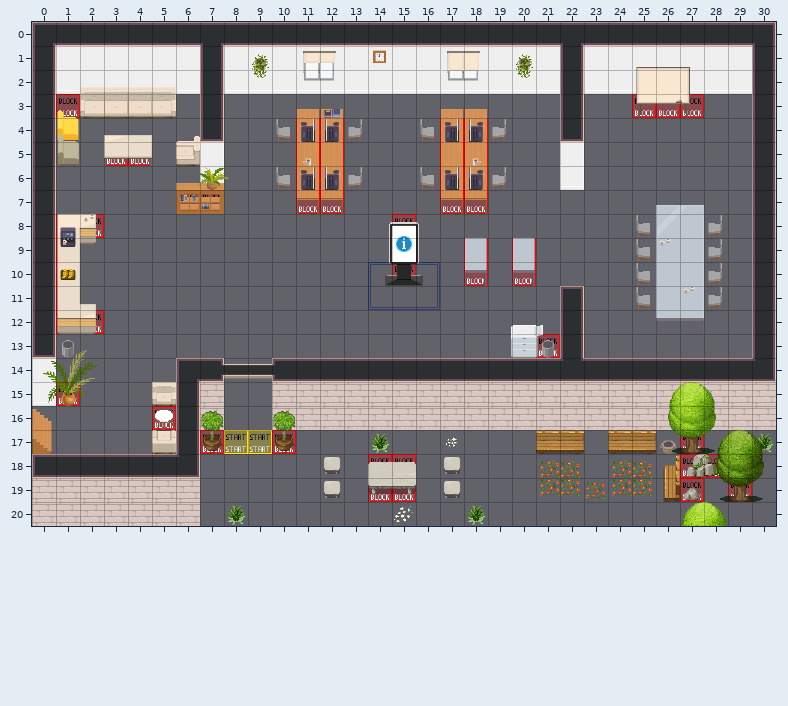
Two states of a Tiled map (JSON), office2.tmj. The first picture shows the starting point.
Cells are 32x32 px. Shown: x 0..30, y 0..20.
The same view after the edit:
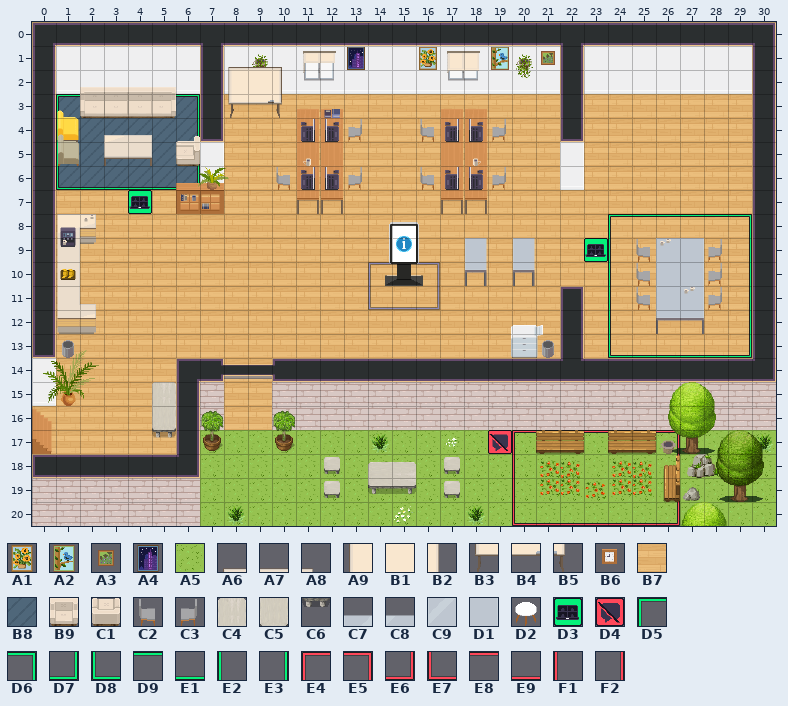
Key: from "WA_Decoration": A1 2, A2 3, A3 5, A4 26; from "WA_Exterior": A5 628; from "WA_Miscellaneous": A6 33, A7 34, A8 35, A9 43, B1 44, B2 45, B3 53, B4 54, B5 55, B6 78; from "WA_Room_Builder": B7 350, B8 360; from "WA_Seats": B9 46, C1 47, C2 119, C3 120, C4 149, C5 162, C6 175; from "WA_Tables": C7 5, C8 6, C9 15, D1 17, D2 130; from "WA_User_Interface": D3 21, D4 60, D5 161, D6 162, D7 163, D8 164, D9 165, E1 166, E2 167, E3 168, E4 239, E5 240, E6 241, E7 242, E8 243, E9 244, F1 245, F2 246.
__ is an empty cell.
Tiles of an added or newly shown layer are drawn over the layers below it.
The edit:
Layer "floor/floor1" (now shown):
y 3: x 1 __ -> B8; x 6 __ -> B8; x 8..21 __ __ __ __ __ __ __ __ __ __ __ __ __ __ -> B7 B7 B7 B7 B7 B7 B7 B7 B7 B7 B7 B7 B7 B7; x 23..29 __ __ __ __ __ __ __ -> B7 B7 B7 B7 B7 B7 B7
y 4: x 1..6 __ __ __ __ __ __ -> B8 B8 B8 B8 B8 B8; x 8..21 __ __ __ __ __ __ __ __ __ __ __ __ __ __ -> B7 B7 B7 B7 B7 B7 B7 B7 B7 B7 B7 B7 B7 B7; x 23..29 __ __ __ __ __ __ __ -> B7 B7 B7 B7 B7 B7 B7
y 5: x 1..5 __ __ __ __ __ -> B8 B8 B8 B8 B8; x 8..21 __ __ __ __ __ __ __ __ __ __ __ __ __ __ -> B7 B7 B7 B7 B7 B7 B7 B7 B7 B7 B7 B7 B7 B7; x 23..29 __ __ __ __ __ __ __ -> B7 B7 B7 B7 B7 B7 B7
y 6: x 1..6 __ __ __ __ __ __ -> B8 B8 B8 B8 B8 B8; x 8..21 __ __ __ __ __ __ __ __ __ __ __ __ __ __ -> B7 B7 B7 B7 B7 B7 B7 B7 B7 B7 B7 B7 B7 B7; x 23..29 __ __ __ __ __ __ __ -> B7 B7 B7 B7 B7 B7 B7
y 7..8: x 1..29 __ __ __ __ __ __ __ __ __ __ __ __ __ __ __ __ __ __ __ __ __ __ __ __ __ __ __ __ __ -> B7 B7 B7 B7 B7 B7 B7 B7 B7 B7 B7 B7 B7 B7 B7 B7 B7 B7 B7 B7 B7 B7 B7 B7 B7 B7 B7 B7 B7
y 9: x 1..14 __ __ __ __ __ __ __ __ __ __ __ __ __ __ -> B7 B7 B7 B7 B7 B7 B7 B7 B7 B7 B7 B7 B7 B7; x 16..25 __ __ __ __ __ __ __ __ __ __ -> B7 B7 B7 B7 B7 B7 B7 B7 B7 B7; x 28..29 __ __ -> B7 B7
y 10: x 1..25 __ __ __ __ __ __ __ __ __ __ __ __ __ __ __ __ __ __ __ __ __ __ __ __ __ -> B7 B7 B7 B7 B7 B7 B7 B7 B7 B7 B7 B7 B7 B7 B7 B7 B7 B7 B7 B7 B7 B7 B7 B7 B7; x 28..29 __ __ -> B7 B7
y 11: x 1..21 __ __ __ __ __ __ __ __ __ __ __ __ __ __ __ __ __ __ __ __ __ -> B7 B7 B7 B7 B7 B7 B7 B7 B7 B7 B7 B7 B7 B7 B7 B7 B7 B7 B7 B7 B7; x 23..25 __ __ __ -> B7 B7 B7; x 28..29 __ __ -> B7 B7
y 12: x 1..21 __ __ __ __ __ __ __ __ __ __ __ __ __ __ __ __ __ __ __ __ __ -> B7 B7 B7 B7 B7 B7 B7 B7 B7 B7 B7 B7 B7 B7 B7 B7 B7 B7 B7 B7 B7; x 23..29 __ __ __ __ __ __ __ -> B7 B7 B7 B7 B7 B7 B7
y 13: x 1..19 __ __ __ __ __ __ __ __ __ __ __ __ __ __ __ __ __ __ __ -> B7 B7 B7 B7 B7 B7 B7 B7 B7 B7 B7 B7 B7 B7 B7 B7 B7 B7 B7; x 21 __ -> B7; x 23..29 __ __ __ __ __ __ __ -> B7 B7 B7 B7 B7 B7 B7
y 14..15: x 1..5 __ __ __ __ __ -> B7 B7 B7 B7 B7; x 8..9 __ __ -> B7 B7
y 16: x 0..4 __ __ __ __ __ -> B7 B7 B7 B7 B7; x 8..9 __ __ -> B7 B7
y 17: x 0..5 __ __ __ __ __ __ -> B7 B7 B7 B7 B7 B7; x 7..30 __ __ __ __ __ __ __ __ __ __ __ __ __ __ __ __ __ __ __ __ __ __ __ __ -> A5 A5 A5 A5 A5 A5 A5 A5 A5 A5 A5 A5 A5 A5 A5 A5 A5 A5 A5 A5 A5 A5 A5 A5
y 18: x 7..28 __ __ __ __ __ __ __ __ __ __ __ __ __ __ __ __ __ __ __ __ __ __ -> A5 A5 A5 A5 A5 A5 A5 A5 A5 A5 A5 A5 A5 A5 A5 A5 A5 A5 A5 A5 A5 A5; x 30 __ -> A5
y 19..20: x 7..30 __ __ __ __ __ __ __ __ __ __ __ __ __ __ __ __ __ __ __ __ __ __ __ __ -> A5 A5 A5 A5 A5 A5 A5 A5 A5 A5 A5 A5 A5 A5 A5 A5 A5 A5 A5 A5 A5 A5 A5 A5
Layer "floor/floor2" (now shown):
y 3: x 1 __ -> D5; x 6 __ -> D6
y 4: x 1 __ -> E2; x 6 __ -> E3
y 5: x 1 __ -> E2
y 6: x 1..6 __ __ __ __ __ __ -> D8 E1 E1 E1 E1 D7
y 7: x 4 __ -> D3
y 8: x 24..29 __ __ __ __ __ __ -> D5 D9 D9 D9 D9 D6
y 9: x 23..24 __ __ -> D3 E2; x 29 __ -> E3
y 10..12: x 24 __ -> E2; x 29 __ -> E3
y 13: x 24..29 __ __ __ __ __ __ -> D8 E1 E1 E1 E1 D7
y 17: x 19..26 __ __ __ __ __ __ __ __ -> D4 E4 E8 E8 E8 E8 E8 E5
y 18..19: x 20 __ -> F1; x 26 __ -> F2
y 20: x 20..26 __ __ __ __ __ __ __ -> E7 E9 E9 E9 E9 E9 E6
Layer "walls/walls2":
y 1: x 13..14 __ B6 -> A4 __; x 16 __ -> A1; x 19 __ -> A2; x 21 __ -> A3
Layer "furniture/furniture2":
y 1: x 8..10 __ __ __ -> A6 A7 A8; x 25..27 A6 A7 A8 -> __ __ __
y 2: x 8..10 __ __ __ -> A9 B1 B2; x 25..27 A9 B1 B2 -> __ __ __
y 3: x 8..10 __ __ __ -> B3 B4 B5; x 25..27 B3 B4 B5 -> __ __ __
y 4: x 10 C2 -> __
y 8: x 25..28 C2 C9 D1 C3 -> __ __ __ __
y 15: x 5 B9 -> C4
y 16: x 5 D2 -> C5
y 17: x 5 C1 -> C6
Layer "above/above1":
y 7: x 26..27 C7 C8 -> __ __
